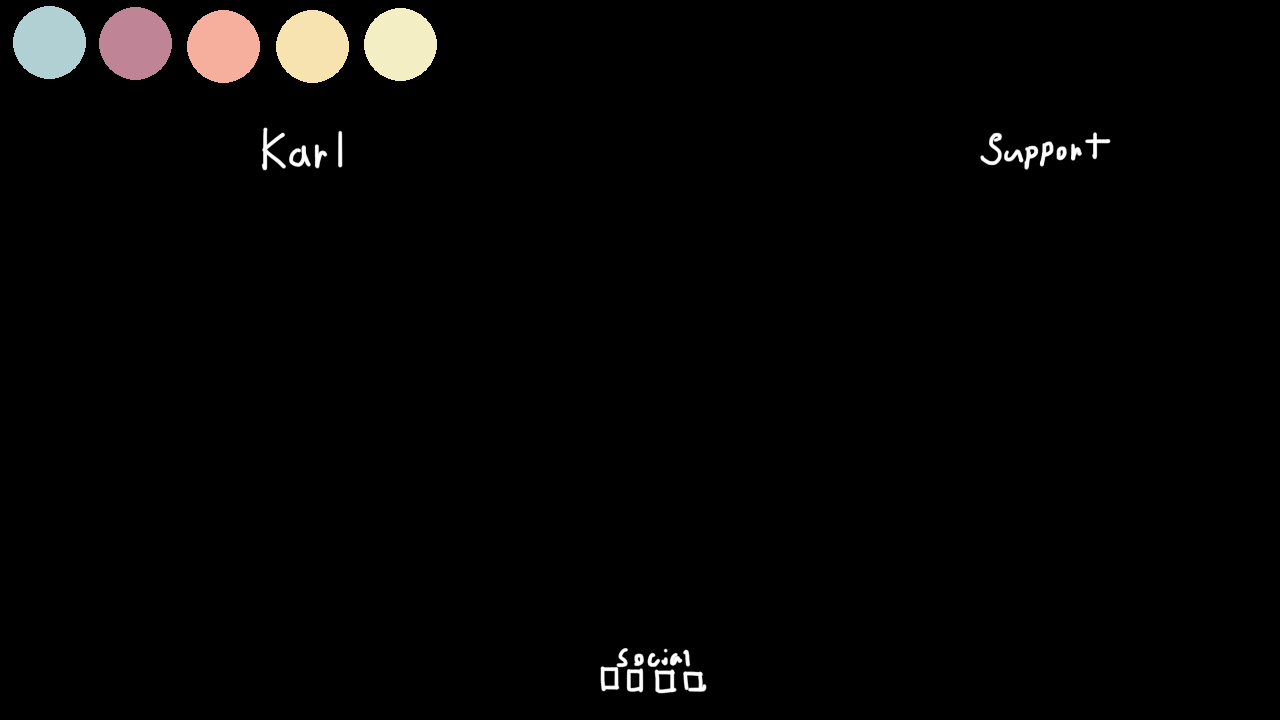
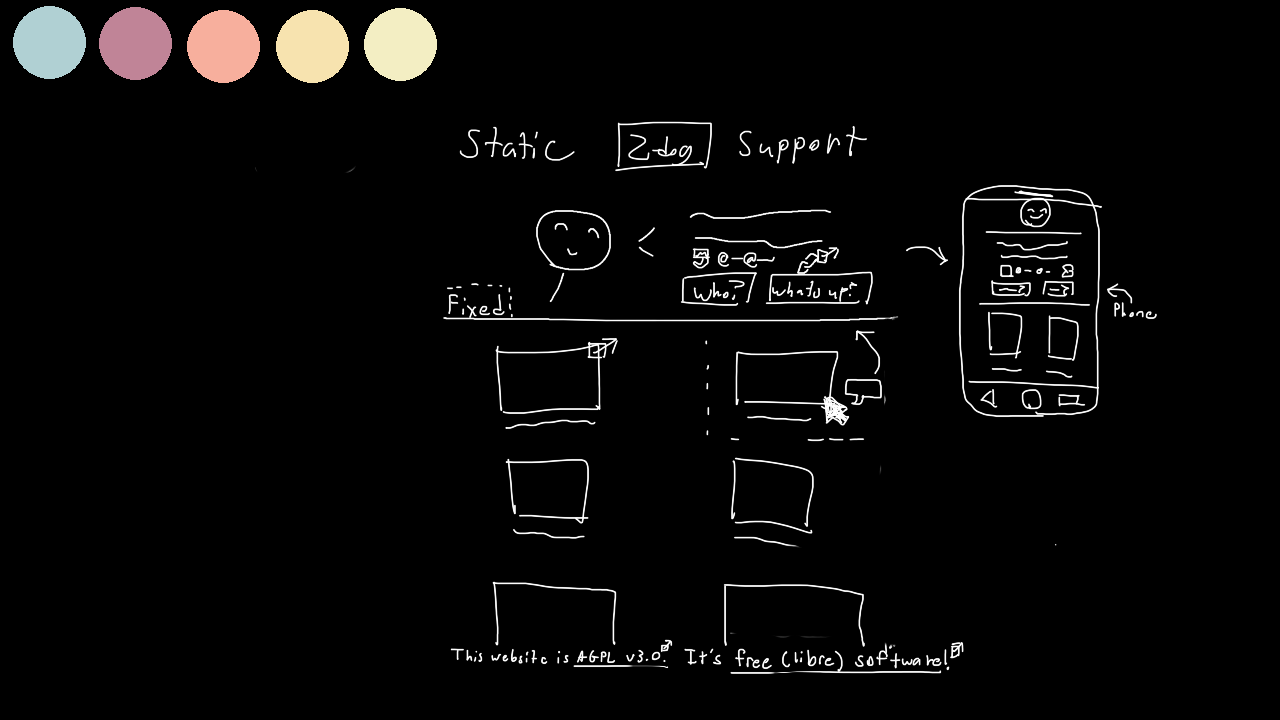
Two versions of the same layered image (1280x720). Layer-by-layer changes:
painted on "Layer 8" over [255, 121, 1157, 694]
painted on "night" over [255, 121, 1157, 694]
painted on "Background" over [255, 121, 1157, 694]
